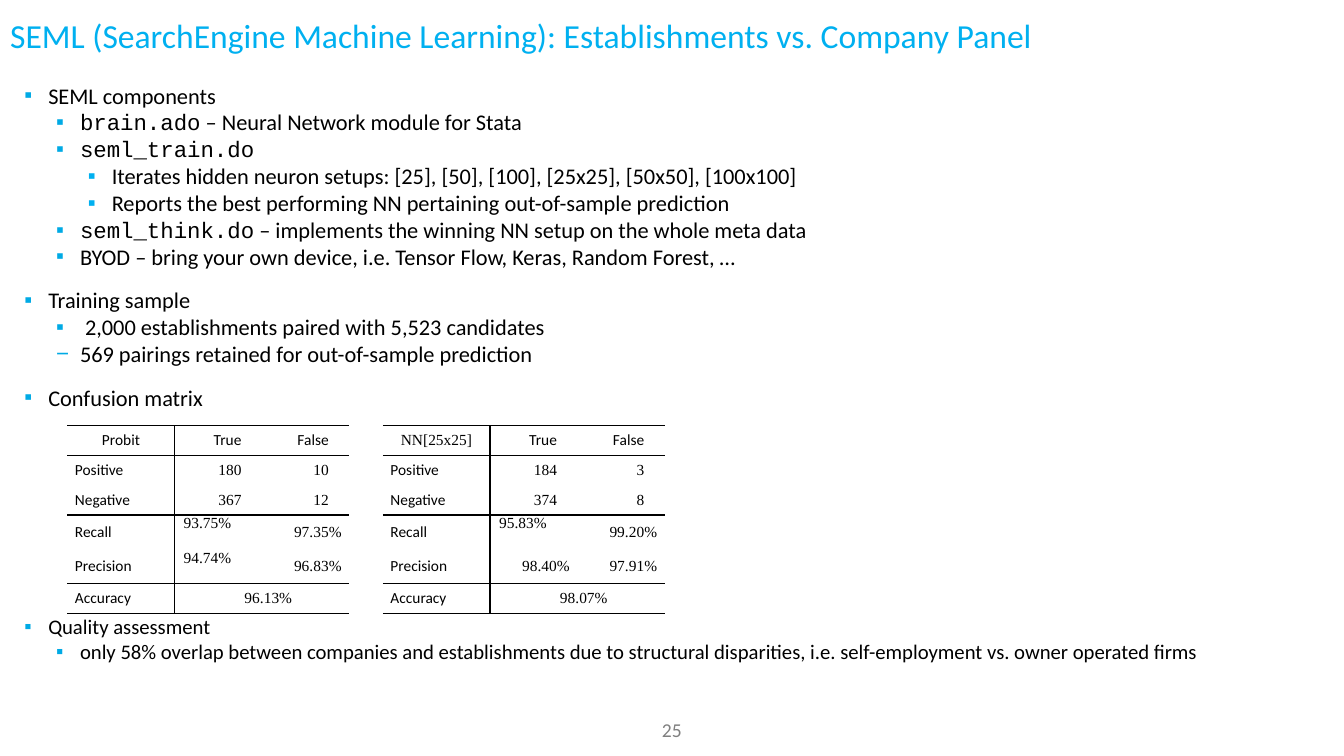
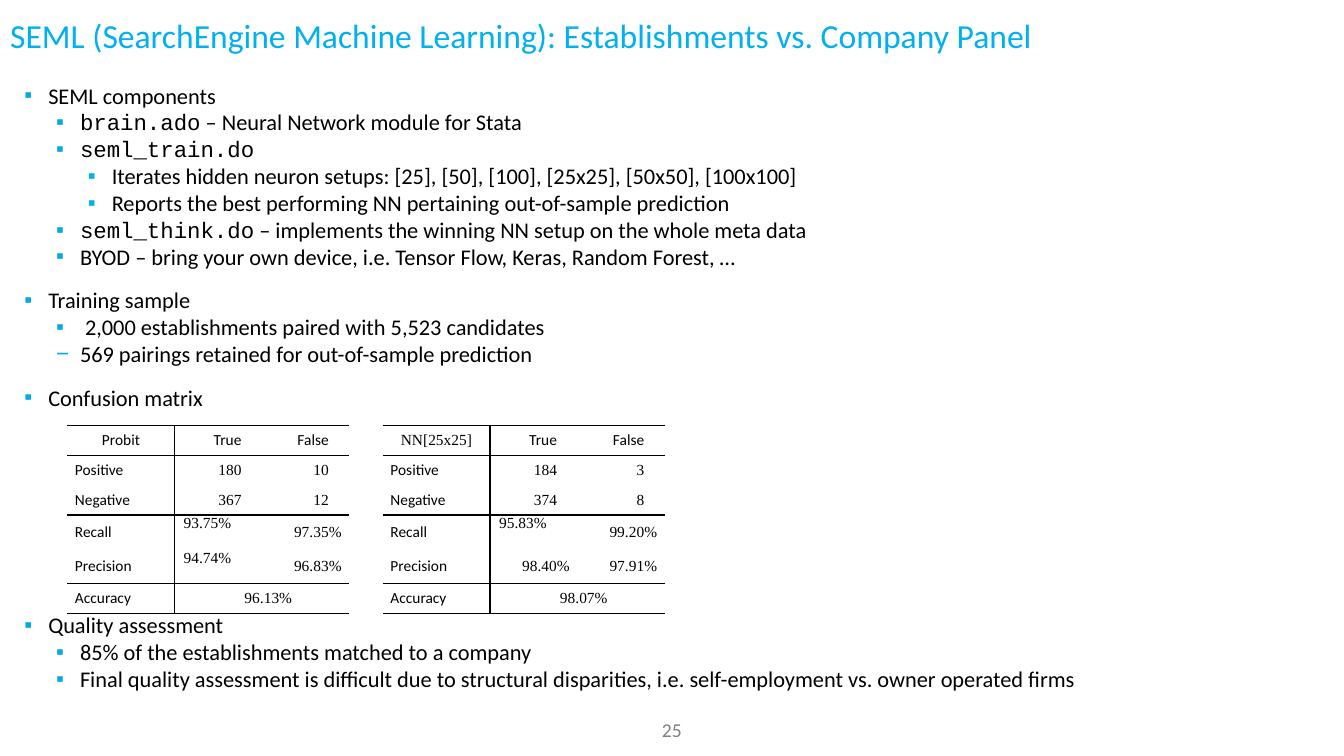
Before and after one commit to ThorstenDoherr/searchengine, a slide deck: slide 25 of doc/SearchEngine_Slides.pptx. Drawn at 1344x756 pixels with LibreOffice and Linux fonts; fonts in the diff are those of the drawing; background and template pictures are left out. Boxes give left, top, right and bottom in pixels: in the first picture for what was removed or moved away, otherwise in the second. Text is boxed around its words. In the diff, an @@ line names an element or a change of style, - is before the commit and + after.

```diff
--- a/doc/SearchEngine_Slides.pptx
+++ b/doc/SearchEngine_Slides.pptx
@@ text at box(48, 617, 224, 637): size 14.8 to 16 pt in "Quality assessment"; line spacing 1 to 0.9 @@
@@ text at box(80, 644, 1074, 691): text changed; size 14.8 to 16 pt @@
-  ▪ only 58% overlap between companies and establishments due to structural disparities, i.e. self-employment vs. owner operated firms
+  ▪ 85% of the establishments matched to a company
+  ▪ Final quality assessment is difficult due to structural disparities, i.e. self-employment vs. owner operated firms
```
Also in this commit, not shown: 7 other slides changed, 1 other file.
